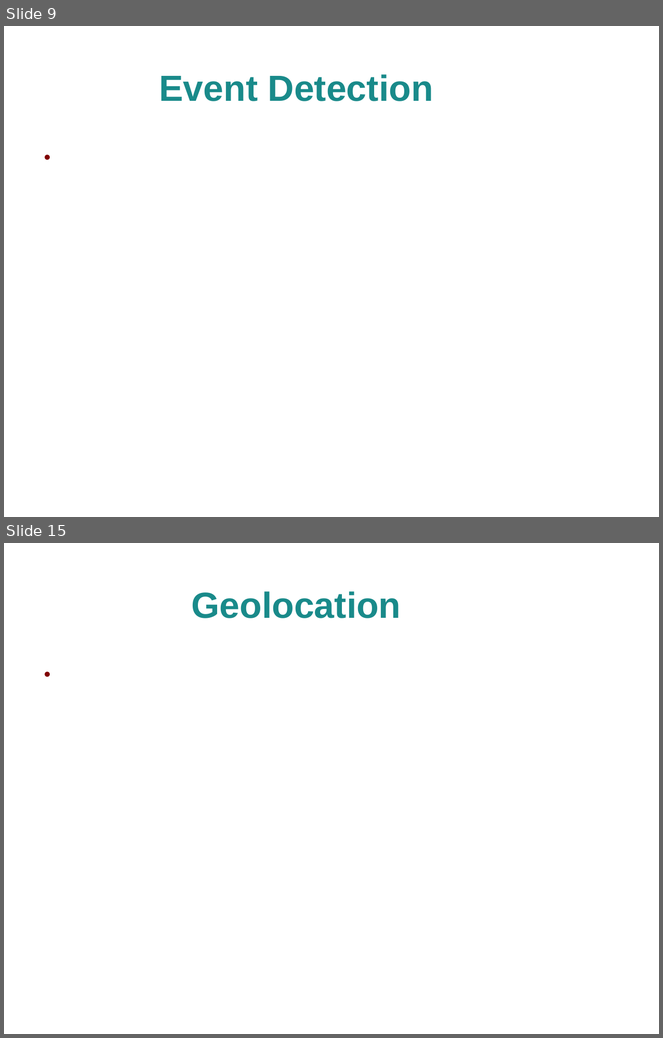
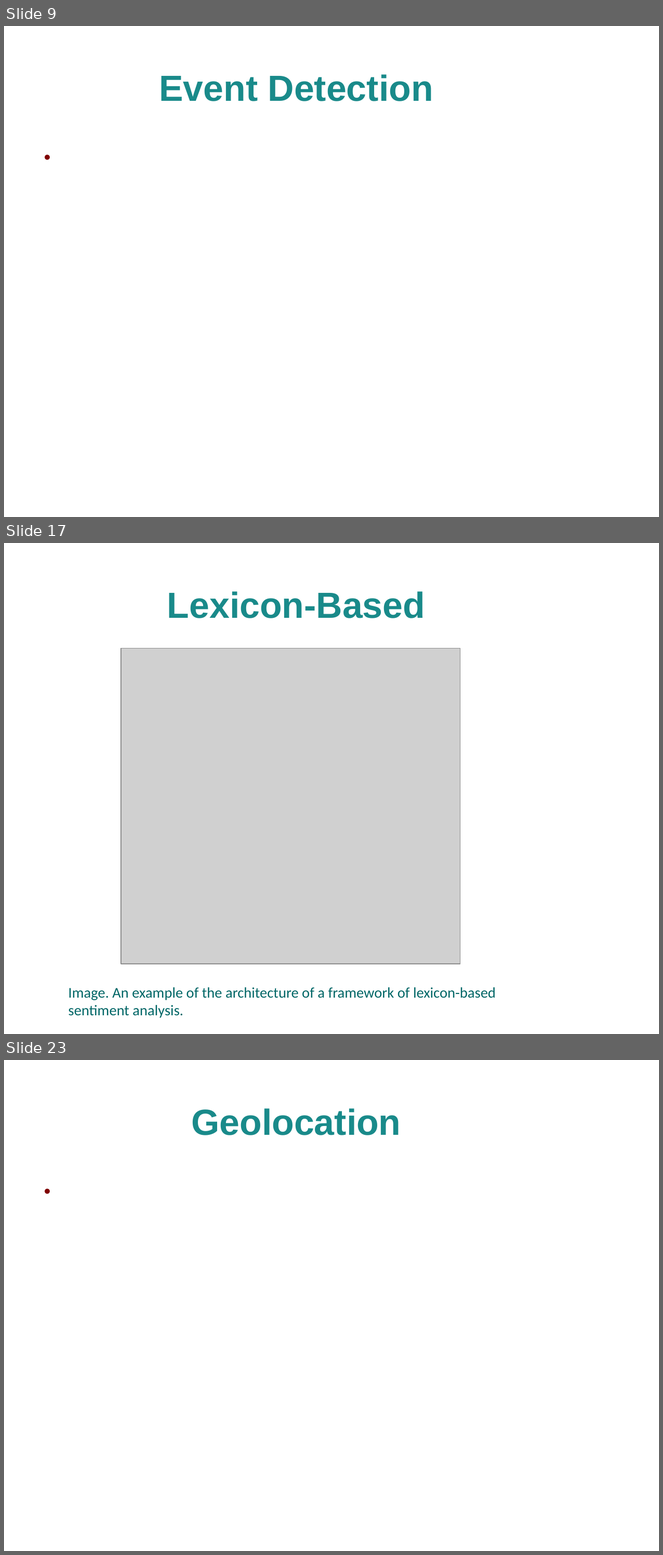
Before and after one commit to alextsil/twitter-topic-detection-and-analysis, a slide deck: parousiasi/presentation.odp. Shown one above the other, each under a label of ours: slides 9 and 15 before the commit, slides 9, 17 and 23 after it; the slides between them are not shown. The pictures are 663x1038 and 663x1555 pixels, drawn with LibreOffice and Linux fonts; fonts in the diff are those of the drawing; grey boxes stand for pictures; background and template pictures are left out. Boxes give left, top, right and bottom in pixels: in the first picture for what was removed or moved away, otherwise in the second. Text is boxed around its words. In the diff, an @@ line names an element or a change of style, - is before the commit and + after.

Commit message:
added sentiment slides

```diff
--- a/parousiasi/presentation.odp
+++ b/parousiasi/presentation.odp
@@ slide 17 added at box(4, 543, 659, 1034), background picture (left out) @@
@@ title added at box(167, 591, 425, 618), 44 pt, text #198A8A, bold @@
+Lexicon-Based
@@ picture added at box(121, 648, 461, 964) @@
@@ text added at box(68, 988, 496, 1018), 18 pt, text #006666 @@
+Image. An example of the architecture of a framework of lexicon-based sentiment analysis.
@@ what was slide 15 is now slide 23 @@
```
Also in this commit, not shown: 1 slide changed, 12 other slides added, 5 slides removed.
